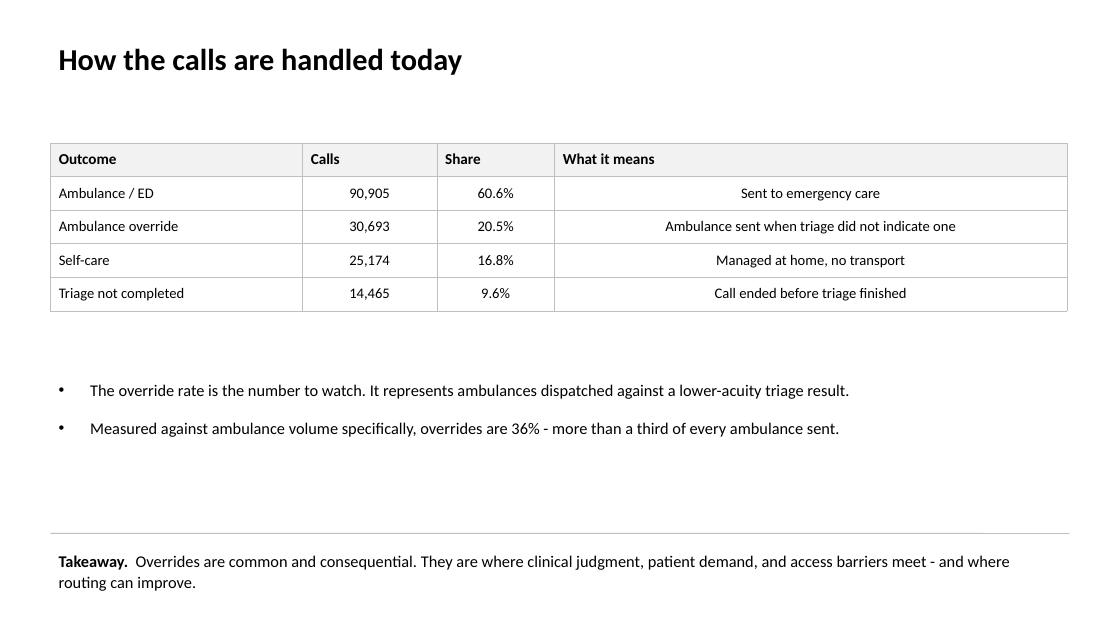
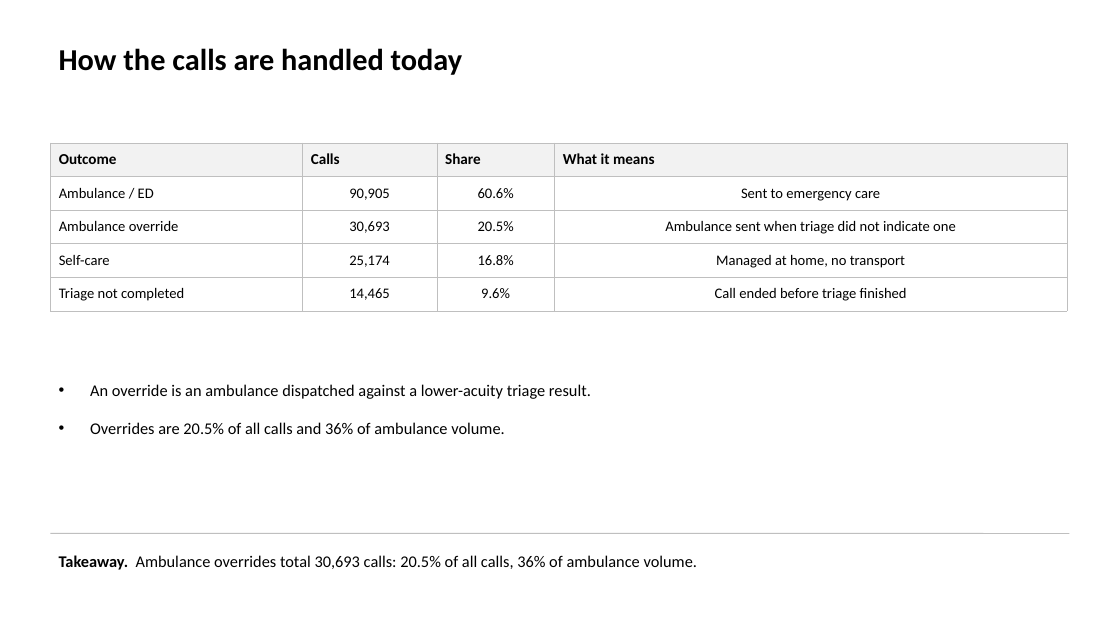
Before and after one commit to jwsmitherman/llm_projects, a slide deck: slide 3 of nurse_nav_qa_story.pptx. Drawn at 1120x630 pixels with LibreOffice and Linux fonts; fonts in the diff are those of the drawing. Boxes give left, top, right and bottom in pixels: in the first picture for what was removed or moved away, otherwise in the second. Text is boxed around its words. In the diff, an @@ line names an element or a change of style, - is before the commit and + after.

```diff
--- a/nurse_nav_qa_story.pptx
+++ b/nurse_nav_qa_story.pptx
@@ text at [90, 384, 591, 434]: text changed @@
-• The override rate is the number to watch. It represents ambulances dispatched against a lower-acuity triage result.
-• Measured against ambulance volume specifically, overrides are 36% - more than a third of every ambulance sent.
+• An override is an ambulance dispatched against a lower-acuity triage result.
+• Overrides are 20.5% of all calls and 36% of ambulance volume.
@@ text at [59, 555, 698, 570]: text changed @@
-Takeaway. Overrides are common and consequential. They are where clinical judgment, patient demand, and access barriers meet - and where routing can improve.
+Takeaway. Ambulance overrides total 30,693 calls: 20.5% of all calls, 36% of ambulance volume.
```
Also in this commit, not shown: 6 other slides changed.
